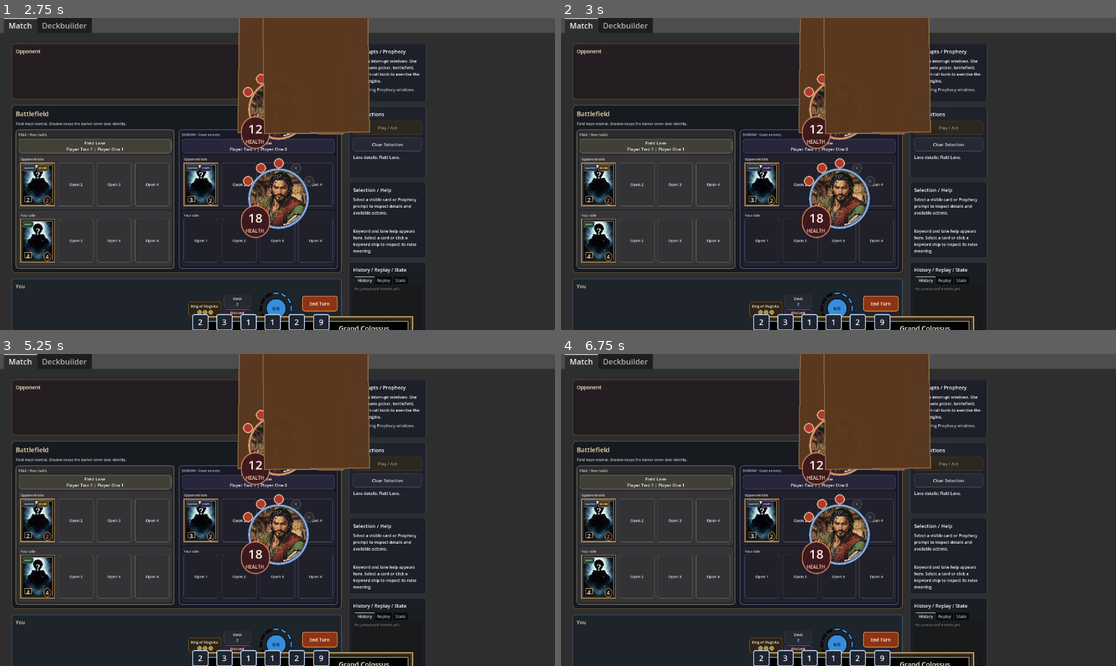
Above: before the commit, frames 1-4 (two rows, left to right).
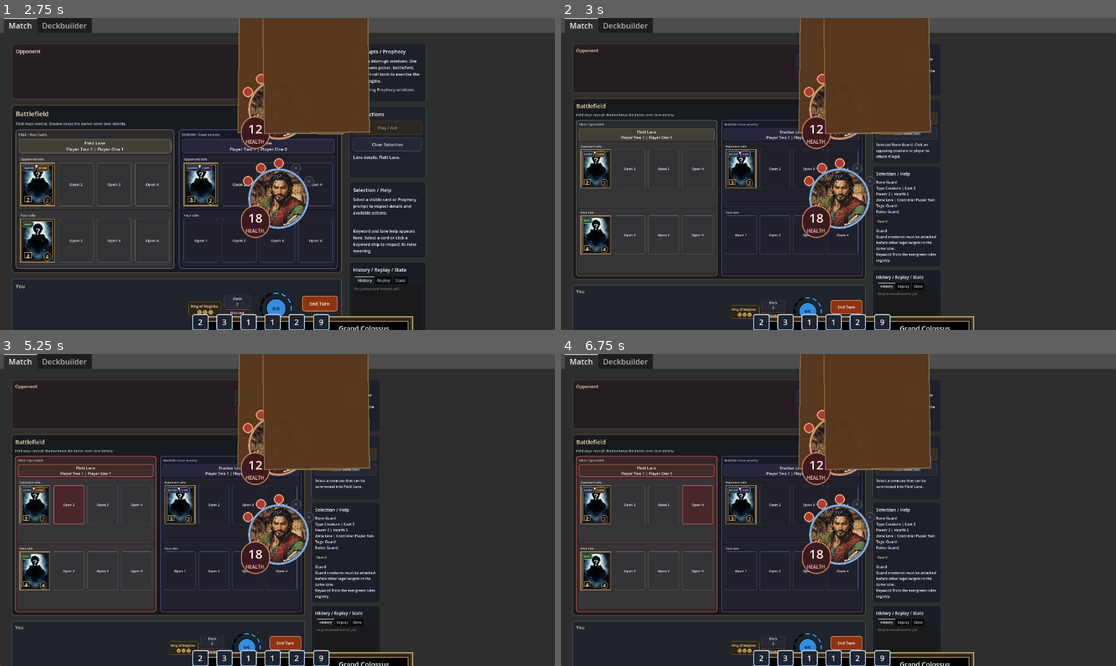
Above: after the commit, the same moments.

Repository: FlinnBurgess/elder-scrolls-legends
Game: Godot game, scene res://scenes/bootstrap/bootstrap.tscn
Two runs of this game, one before a commit and one after it. Both use one fixed random seed, a clock stepped at 60 frames per second and the inputs below.
Inputs (mouse positions are in pixels of both pictures, inside the frame that each line leads up to):
- Up to frame 1 (2.75 s): click "Deck 2" at 0.5 s; click "Discard 1" at 1.25 s; click "Field Lane Player Two 1 | Pla…" at 2 s
- Up to frame 2 (3 s): click (599, 183) at 2.75 s
- Up to frame 3 (5.25 s): click (344, 453) at 3.5 s, where only the run after the commit has a clickable "Play / Act"; click (344, 453) at 4.25 s, where only the run after the commit has a clickable "Play / Act"; click "Open 2" at 5 s
- Up to frame 4 (6.75 s): click "Open 3" at 5.75 s; click "Open 4" at 6.5 s

Frame 1 is identical in both runs. In frame 2, 11% of the frame differs, in the area x 2-77%, y 8-100%; in frame 3, 12%; in frame 4, 12%.

Commit message:
Remove support surface click-zone; supports play via lane only
Set mouse_filter to IGNORE on the support surface so it no longer
intercepts clicks. Removed _on_support_surface_gui_input,
_try_resolve_selected_support_surface, and
_support_surface_interaction_state. The only way to play a support is
now clicking a lane while the support is detached/selected. Updated
the support placement test to use play_or_activate_selected instead
of clicking the removed support surface.

Co-Authored-By: Claude Opus 4.6 <noreply@anthropic.com>

Diff:
--- a/src/ui/match_screen.gd
+++ b/src/ui/match_screen.gd
@@ -911,7 +911,7 @@
 	var support_surface := Control.new()
 	support_surface.name = "%s_support_surface" % player_id
 	support_surface.focus_mode = Control.FOCUS_NONE
-	support_surface.gui_input.connect(_on_support_surface_gui_input.bind(player_id))
+	support_surface.mouse_filter = Control.MOUSE_FILTER_IGNORE
 	rows.add_child(support_surface)
 
 	var support_row := HBoxContainer.new()
@@ -1580,10 +1580,6 @@
 		discard_button.text = _pile_button_text("Discard", player.get("discard", []).size())
 		discard_button.tooltip_text = _pile_button_tooltip(player, MatchMutations.ZONE_DISCARD)
 
-		var support_surface: Control = section["support_surface"]
-		support_surface.tooltip_text = ""
-		support_surface.mouse_default_cursor_shape = Control.CURSOR_POINTING_HAND if _support_surface_interaction_state(player_id) == "valid" else Control.CURSOR_ARROW
-
 		var support_row: HBoxContainer = section["support_row"]
 		_clear_children(support_row)
 		for support in player.get("support", []):
@@ -2609,15 +2605,6 @@
 	select_card(instance_id)
 
 
-func _on_support_surface_gui_input(event: InputEvent, player_id: String) -> void:
-	if not (event is InputEventMouseButton):
-		return
-	var button_event := event as InputEventMouseButton
-	if button_event.button_index != MOUSE_BUTTON_LEFT or not button_event.pressed:
-		return
-	if _try_resolve_selected_support_surface(player_id):
-		accept_event()
-
 
 func _on_lane_row_gui_input(event: InputEvent, lane_id: String, player_id: String) -> void:
 	if not (event is InputEventMouseButton):
@@ -2960,15 +2947,6 @@
 			ids.append(player_id)
 	return ids
 
-
-func _support_surface_interaction_state(player_id: String) -> String:
-	var card := _selected_card()
-	var target_player_id := _selected_support_row_target_player_id(card)
-	if target_player_id.is_empty():
-		return "default"
-	if player_id != target_player_id:
-		return "invalid"
-	return "valid" if bool(_validate_selected_support_play(player_id).get("is_valid", false)) else "invalid"
 
 
 
@@ -4246,12 +4224,6 @@
 				})
 
 
-func _try_resolve_selected_support_surface(player_id: String) -> bool:
-	if _selected_support_row_target_player_id(_selected_card()).is_empty():
-		return false
-	_play_selected_to_support_row(player_id)
-	return true
-
 
 func _try_resolve_selected_support_row_card(target_card: Dictionary) -> bool:
 	if _selected_support_row_target_player_id(_selected_card()).is_empty() or target_card.is_empty():
--- a/tests/match_ui_runner.gd
+++ b/tests/match_ui_runner.gd
@@ -503,37 +503,31 @@
 
 
 func _test_support_row_click_placement(screen: MatchScreen) -> bool:
-	if not _assert(screen.load_scenario("support_lab"), "Support lab should load for support-row click verification."):
+	if not _assert(screen.load_scenario("support_lab"), "Support lab should load for support play verification."):
 		return false
 	await _await_frames(2)
 	var active_player := _active_player(screen.get_match_state())
 	var support_card := _find_hand_card(active_player, "Battle Drum")
-	if not _assert(not support_card.is_empty(), "Support lab should expose a hand support for click placement verification."):
+	if not _assert(not support_card.is_empty(), "Support lab should expose a hand support for play verification."):
 		return false
 	var support_id := str(support_card.get("instance_id", ""))
 	var select_ok := screen.select_card(support_id)
 	await process_frame
 	var interaction_state := screen.get_interaction_state()
-	var support_surface := screen.find_child("player_1_support_surface", true, false) as Control
-	var prompt_before := screen.get_status_message()
-	var cursor_before := support_surface.mouse_default_cursor_shape if support_surface != null else Control.CURSOR_ARROW
-	var click_ok := _click_control(support_surface)
+	var play_result := screen.play_or_activate_selected()
 	await process_frame
 	var match_state := screen.get_match_state()
 	var played_support := screen.find_child("support_%s_card" % support_id, true, false) as Button
 	var played_support_display := played_support.get_meta("card_display_component", null) as Control if played_support != null else null
 	return (
 		_assert(select_ok, "Selecting the support-lab support should succeed.") and
-		_assert(support_surface != null, "Expected a named local support surface for click placement.") and
 		_assert(interaction_state.get("selection_mode", "") == "support", "Hand support selection should enter support interaction mode.") and
 		_assert(interaction_state.get("valid_target_instance_ids", []).is_empty(), "Hand support placement should not mis-highlight lane cards as support targets.") and
-		_assert(prompt_before.contains("Click your support row"), "Support prompts should explain the click-to-place support-row flow.") and
-		_assert(cursor_before == Control.CURSOR_POINTING_HAND, "Support surface should advertise itself as an interactive placement target.") and
-		_assert(click_ok, "Real pointer clicks should be deliverable to the support surface.") and
-		_assert(screen.get_selected_instance_id().is_empty(), "Successful support-row clicks should clear selection after placement.") and
-		_assert(_support_contains(match_state, "player_1", support_id), "Clicking the local support row should place the selected support into the local support zone.") and
+		_assert(bool(play_result.get("is_valid", false)), "Playing a selected support should succeed.") and
+		_assert(screen.get_selected_instance_id().is_empty(), "Successful support plays should clear selection after placement.") and
+		_assert(_support_contains(match_state, "player_1", support_id), "Playing a support should place it into the local support zone.") and
 		_assert(played_support_display != null and (_card_display_mode(played_support_display) == CardDisplayComponent.PRESENTATION_SUPPORT_BOARD_MINIMAL), "Played supports should render in the support-board minimal display mode in the support row.") and
-		_assert(_find_hand_card(_active_player(match_state), "Battle Drum").is_empty(), "Successful support-row clicks should remove the support from hand.")
+		_assert(_find_hand_card(_active_player(match_state), "Battle Drum").is_empty(), "Successful support plays should remove the support from hand.")
 	)
 
 
